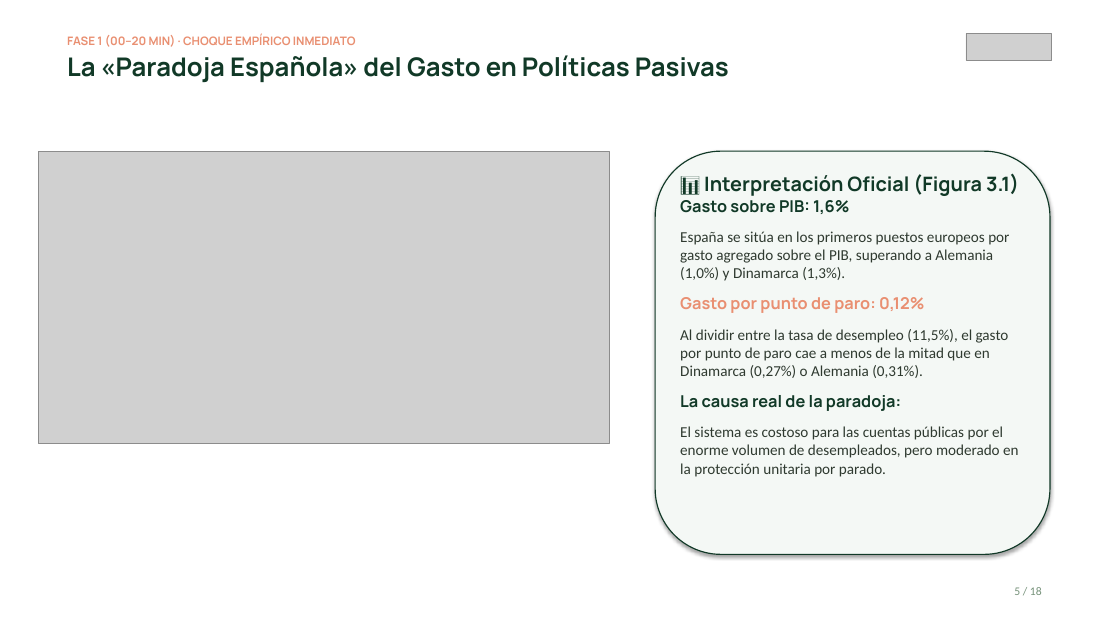
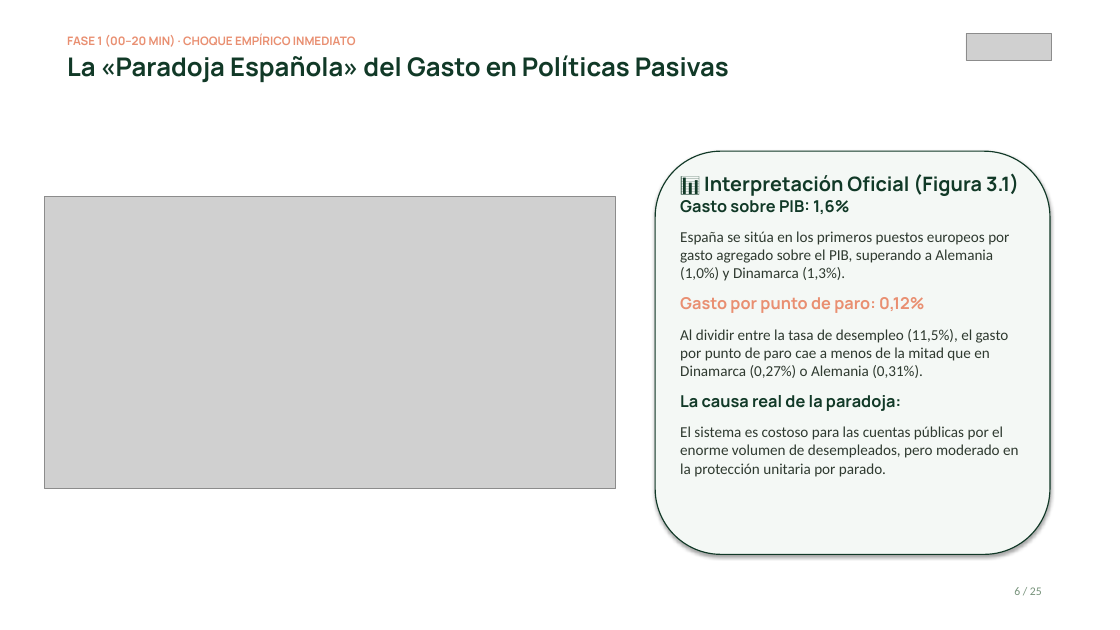
Before and after one commit to mhidper/PSSLL2627, a slide deck: slide 6 of Temas EB/Sesiones EB/Sesion 09/Sesion 09 - Por que proteger al desempleado y como lo hace Espana.pptx (slide 5 before the commit). Drawn at 1120x630 pixels with LibreOffice and Linux fonts; fonts in the diff are those of the drawing; grey boxes stand for pictures. Boxes give left, top, right and bottom in pixels: in the first picture for what was removed or moved away, otherwise in the second. Text is boxed around its words. In the diff, an @@ line names an element or a change of style, - is before the commit and + after.

```diff
--- a/Temas EB/Sesiones EB/Sesion 09/Sesion 09 - Por que proteger al desempleado y como lo hace Espana.pptx
+++ b/Temas EB/Sesiones EB/Sesion 09/Sesion 09 - Por que proteger al desempleado y como lo hace Espana.pptx
@@ picture: place and size @@
-picture at bbox=[39, 151, 610, 444]
+picture at bbox=[45, 197, 616, 489]
@@ text at bbox=[1014, 587, 1042, 595]: text changed @@
-5 / 18
+6 / 25
```
Also in this commit, not shown: 16 other slides changed, 7 slides added, 25 other files.
